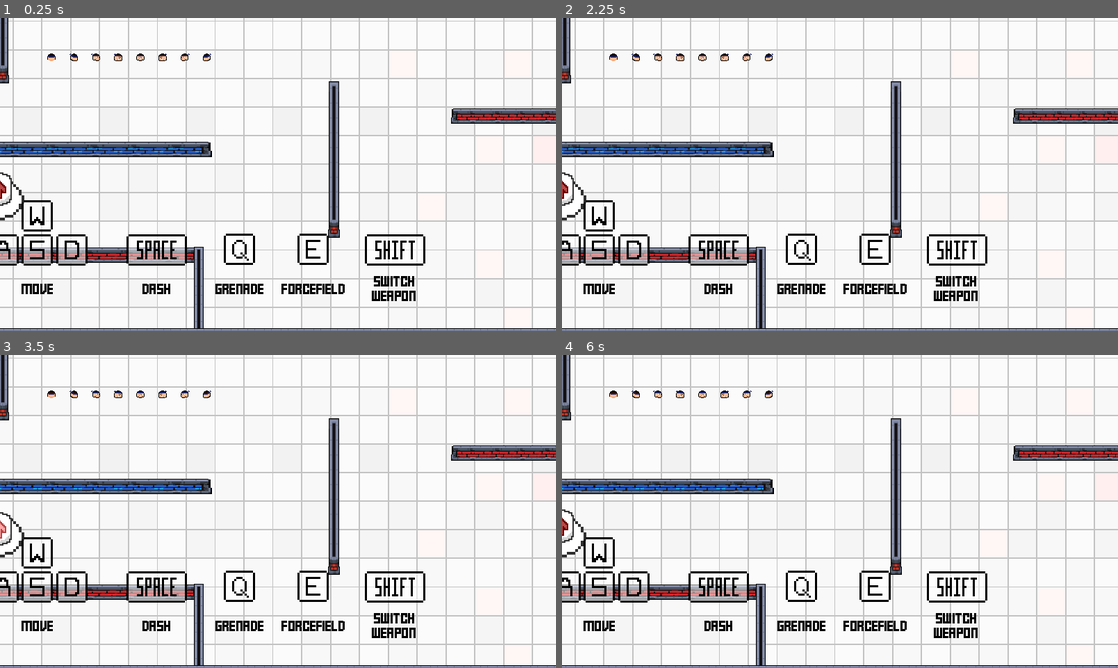
Above: before the commit, frames 1-4 (two rows, left to right).
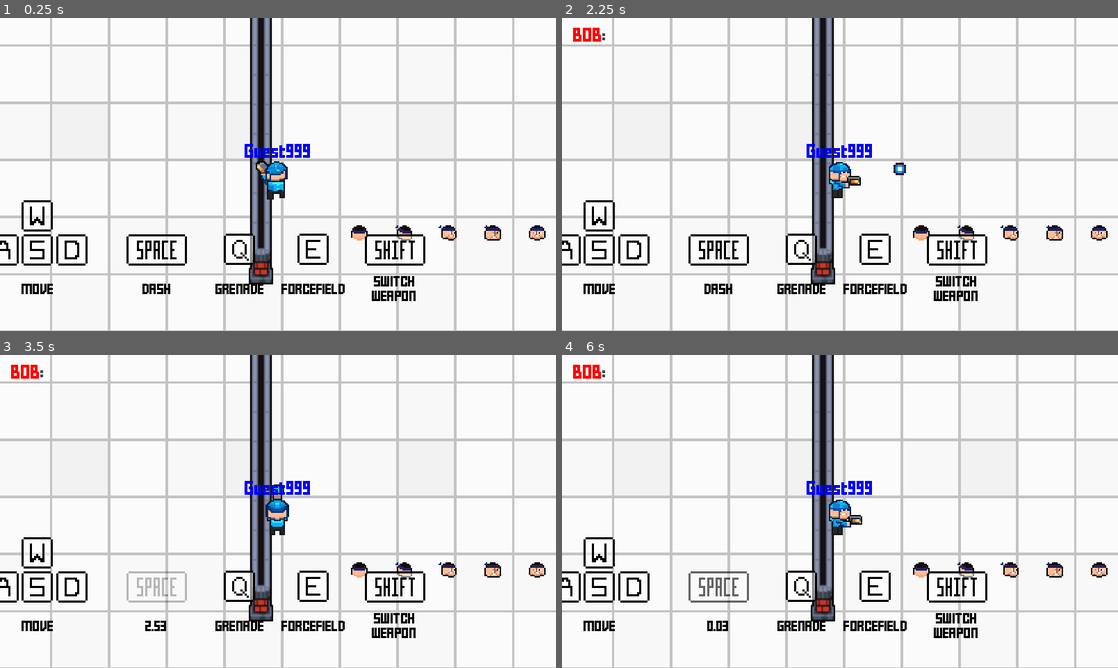
Above: after the commit, the same moments.

Repository: MarshallJDem/SuperCTF
Game: Godot game, scene res://GameContent/Main.tscn
The game is run twice, just before and just after one commit, with the same random seed, the same clock (stepped at 60 frames per second) and the same inputs. This scene is started directly instead of the project's main scene. Sound files missing from this copy of the repository are replaced by a short silence.
Inputs (mouse positions are in pixels of both pictures, inside the frame that each line leads up to):
- Up to frame 1 (0.25 s): no input
- Up to frame 2 (2.25 s): tap Enter at 0.5, 2.1 s; move the mouse to (962, 158) at 0.52 s; press the mouse at (962, 158) at 0.53 s; hold Right 0.53-1.28 s; tap Space at 0.77, 1.52 s; move the mouse to (728, 190) at 1.27 s; release the mouse at (728, 190) at 1.28 s; hold Down 1.28-2.03 s; right-click (728, 190) at 1.35 s; move the mouse to (895, 105) at 2.02 s; hold Right from 2.03 s (still down)
- Up to frame 3 (3.5 s): move the mouse to (250, 574) at 2.77 s; release Right at 2.78 s; hold Up from 2.78 s (still down); tap 1 at 2.85 s; click (250, 574) at 2.92 s; tap Space at 3.02 s
- Up to frame 4 (6 s): move the mouse to (1006, 558) at 3.52 s; release Up at 3.53 s; hold Left 3.53-5.03 s; tap 2 at 3.6 s; tap Space at 3.77, 4.52 s; move the mouse to (673, 464) at 4.27 s; tap 3 at 4.35 s; move the mouse to (867, 511) at 5.02 s; hold Down 5.03-5.78 s; tap T at 5.1 s; click (867, 511) at 5.17 s; move the mouse to (756, 433) at 5.77 s; hold Right from 5.78 s (still down); tap Ctrl at 5.85 s

The runs differ from the first frame. In frame 1, 26% of the frame differs, in the area x 0-100%, y 0-100%; in frame 2, 26%; in frame 3, 27%; in frame 4, 27%.
Error before the commit: Invalid get index 'Null' (on base: 'Dictionary'). (res://GameContent/LineEdit.gd:74)

Commit message:
Added more animation to lasers

Diff:
--- a/GameContent/Player.gd
+++ b/GameContent/Player.gd
@@ -380,7 +380,12 @@
 		$CollisionTester.position = Vector2(0,0);
 		$CollisionTester.move_and_collide(laser_direction * 1000.0)
 		var length = $CollisionTester.position.distance_to(Vector2.ZERO) + 10;
-		draw_line(laser_position, laser_direction * length, Color(red, green, blue, 1 - ($Laser_Timer.time_left / $Laser_Timer.wait_time)), size);
+		var progress = 1 - ($Laser_Timer.time_left / $Laser_Timer.wait_time);
+		draw_line(laser_position, laser_direction * length, Color(red, green, blue, progress), size);
+		draw_circle(laser_position, size + 3, Color(red,green,blue,(sin((progress) * 2 * PI * 25 * (0.1 * (1.0+progress) ) )+1)/2.0));
+		draw_circle(laser_position, size + 0.5, Color(red + 0.1,green + 0.1,blue + 0.1,progress));
+		draw_circle(laser_direction * length, size + 3, Color(red,green,blue,(sin((progress) * 2 * PI * 25 * (0.1 * (1.0+progress) ) )+1)/2.0));
+		draw_circle(laser_direction * length, size + 0.5, Color(red + 0.1,green + 0.1,blue + 0.1,progress));
 	if last_grenade_position != Vector2.ZERO:
 		#draw_line(Vector2.ZERO, last_grenade_position,Color(0,0,0,1), 1.0, true);
 		draw_circle(last_grenade_position, get_tree().get_root().get_node("MainScene/NetworkController").get_game_var("grenadeRadius"), Color(0,0,0,0.2));
--- a/Globals.gd
+++ b/Globals.gd
@@ -1,7 +1,7 @@
 extends Node
 
 # Whether to run in testing mode (for development uses)
-var testing = false;
+var testing = true;
 var experimental = false;
 
 #Game Servers (Both clients and servers use these vars, but in different ways. overlapping would not work)
